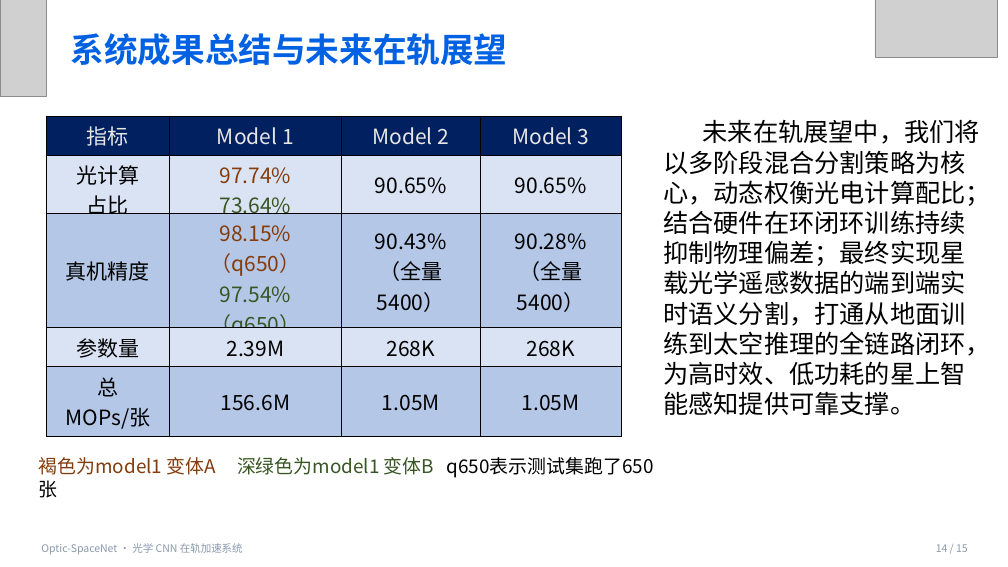
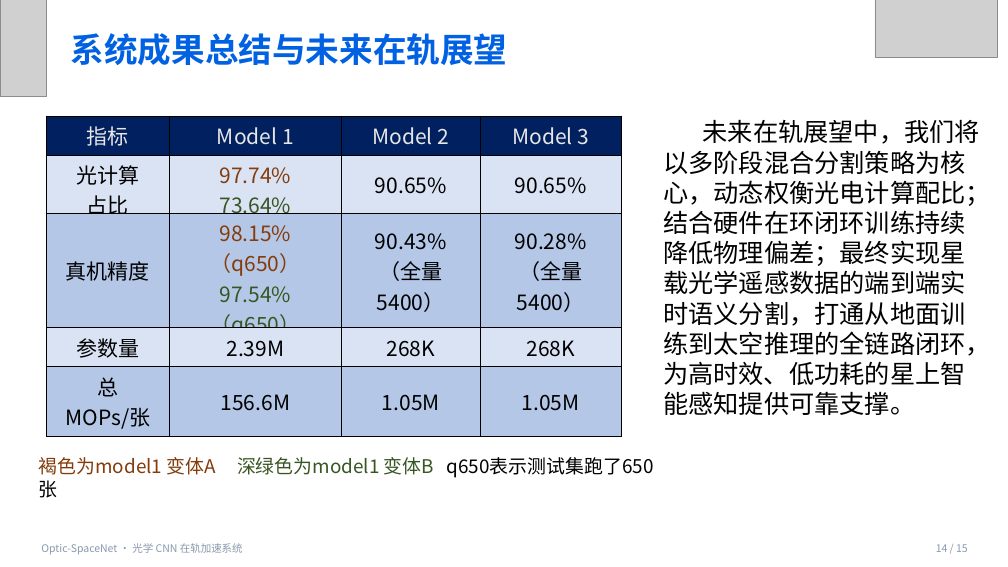
Before and after one commit to lhh010/Optic-SpaceNet-Final, a slide deck: slide 14 of 复赛文档/答辩ppt-CICC1003564-final.pptx. Drawn at 1008x567 pixels with LibreOffice and Linux fonts; fonts in the diff are those of the drawing; grey boxes stand for pictures. Boxes give left, top, right and bottom in pixels: in the first picture for what was removed or moved away, otherwise in the second. Text is boxed around its words. In the diff, an @@ line names an element or a change of style, - is before the commit and + after.

```diff
--- a/复赛文档/答辩ppt-CICC1003564-final.pptx
+++ b/复赛文档/答辩ppt-CICC1003564-final.pptx
@@ text at bbox=[663, 119, 991, 415]: text changed @@
-未来在轨展望中，我们将以多阶段混合分割策略为核心，动态权衡光电计算配比；结合硬件在环闭环训练持续抑制物理偏差；最终实现星载光学遥感数据的端到端实时语义分割，打通从地面训练到太空推理的全链路闭环，为高时效、低功耗的星上智能感知提供可靠支撑。
+未来在轨展望中，我们将以多阶段混合分割策略为核心，动态权衡光电计算配比；结合硬件在环闭环训练持续降低物理偏差；最终实现星载光学遥感数据的端到端实时语义分割，打通从地面训练到太空推理的全链路闭环，为高时效、低功耗的星上智能感知提供可靠支撑。
```
Also in this commit, not shown: 3 other slides changed, 1 other file.
